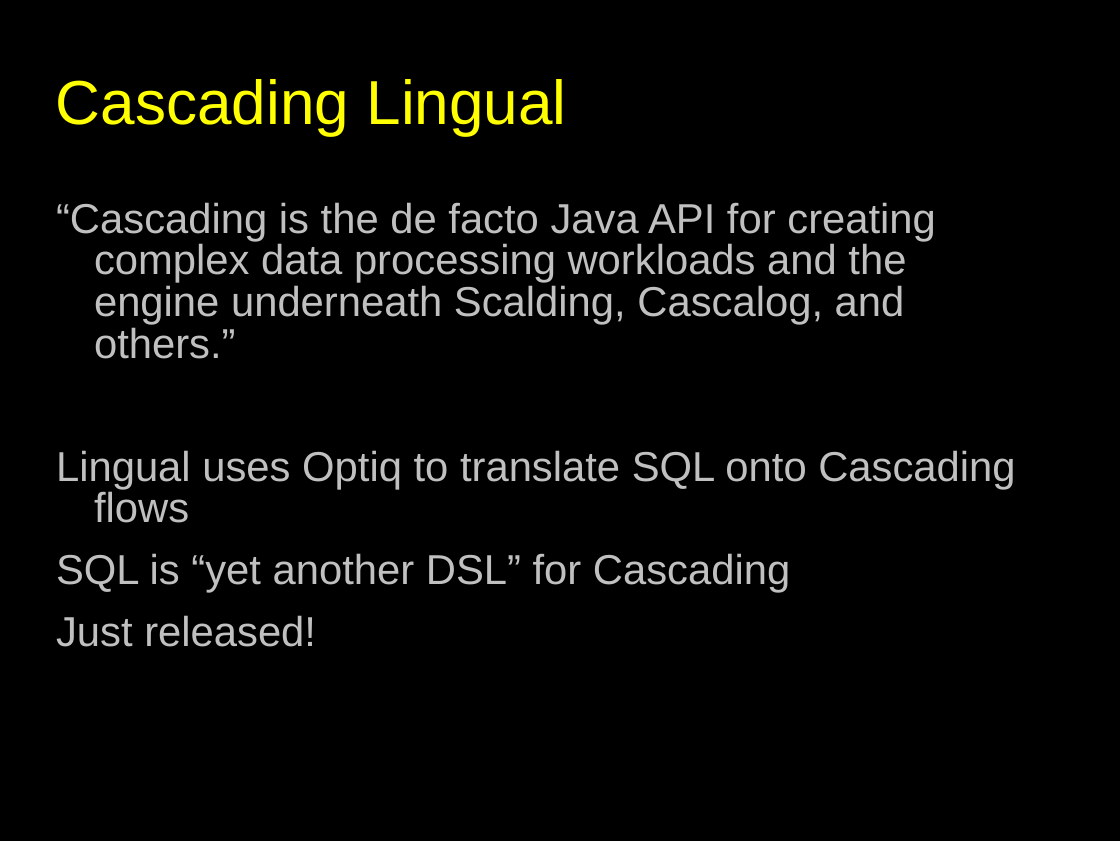
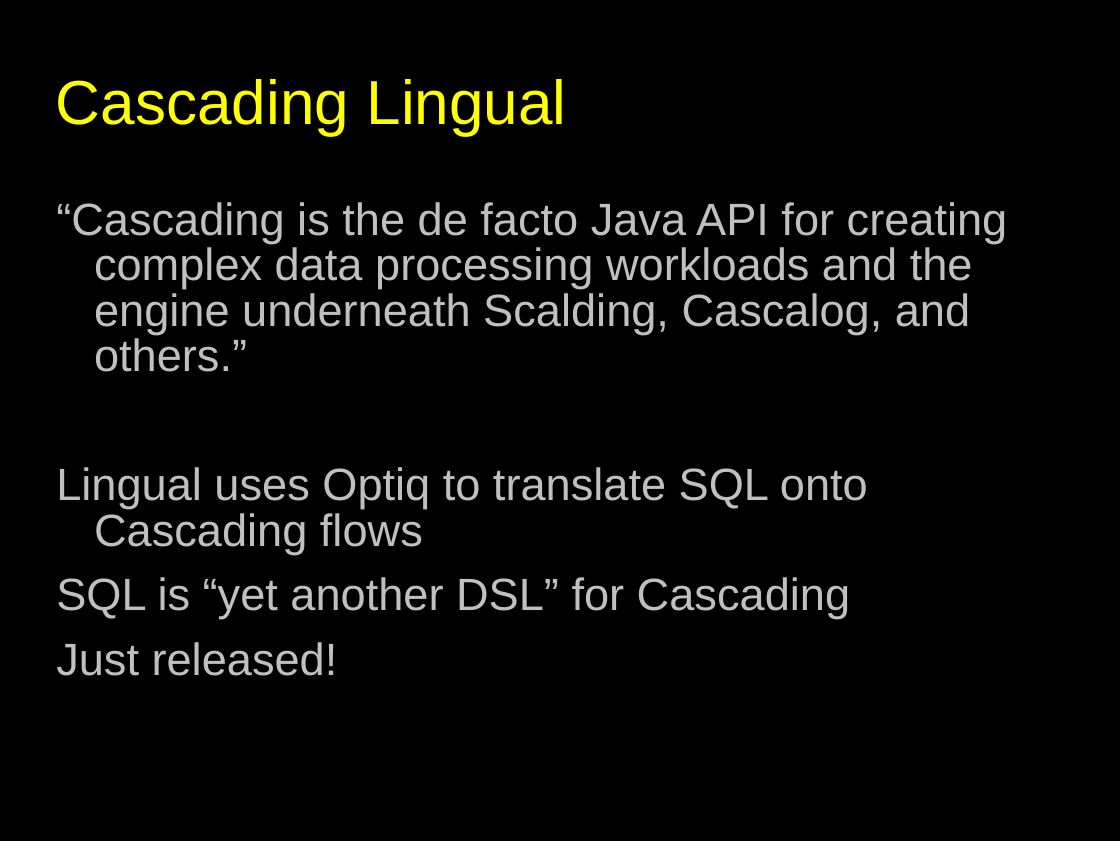
Before and after one commit to julianhyde/share, a slide deck: slide 9 of slides/optiq-richrelevance-2013.ppt. Drawn at 1120x841 pixels with LibreOffice and Linux fonts; fonts in the diff are those of the drawing. Boxes give left, top, right and bottom in pixels: in the first picture for what was removed or moved away, otherwise in the second. Text is boxed around its words. In the diff, an @@ line names an element or a change of style, - is before the commit and + after.

Commit message:
Tweak.

```diff
--- a/slides/optiq-richrelevance-2013.ppt
+++ b/slides/optiq-richrelevance-2013.ppt
@@ text "“Cascading is the de facto ..." at (56,202,1008,676): size 29.6 to 32 pt @@
```
Also in this commit, not shown: 8 other slides changed.
